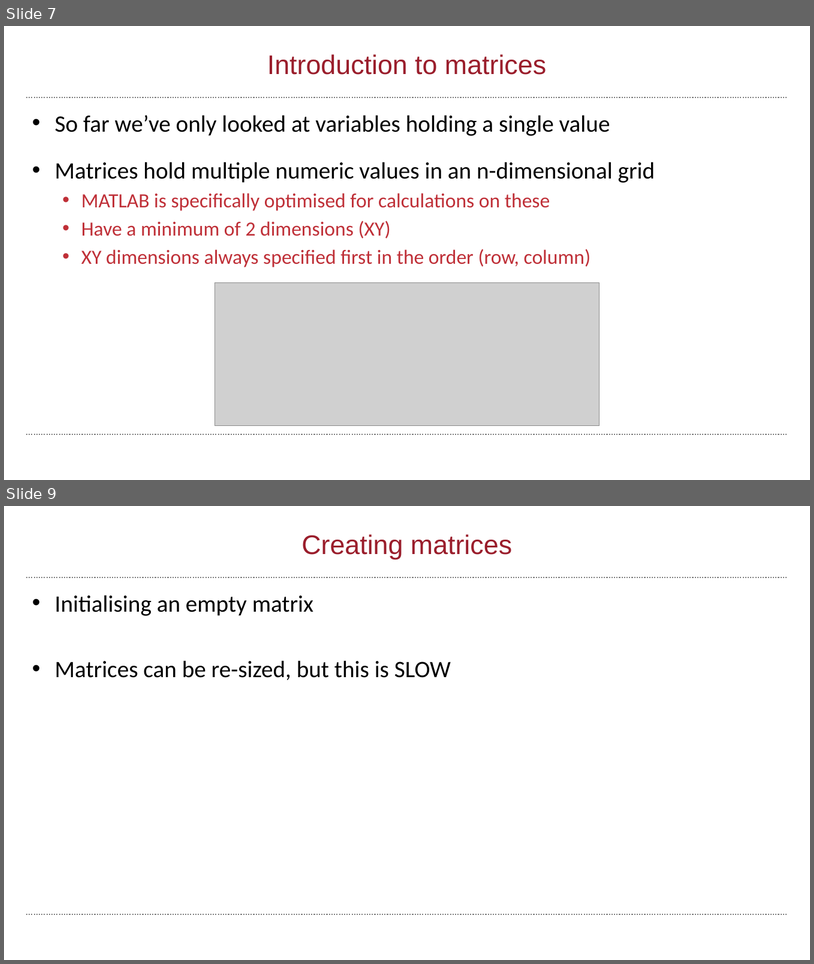
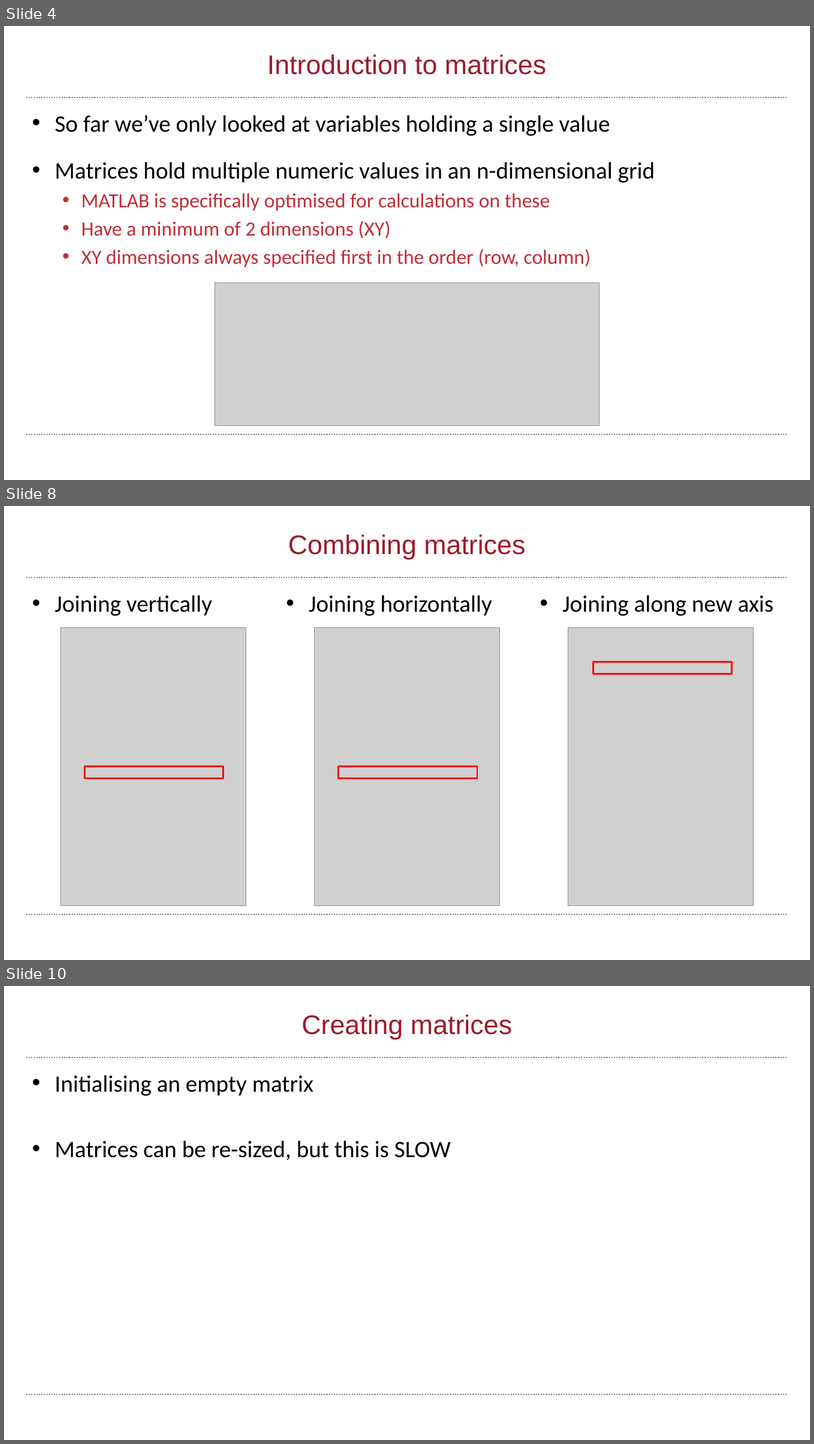
Before and after one commit to wbif-bristol/MATLAB-course, a slide deck: Session 2 - Matrices and image processing/MATLAB Session 2.pptx. Shown one above the other, each under a label of ours: slides 7 and 9 before the commit, slides 4, 8 and 10 after it; the slides between them are not shown. The pictures are 814x964 and 814x1444 pixels, drawn with LibreOffice and Linux fonts; fonts in the diff are those of the drawing; grey boxes stand for pictures; background and template pictures are left out. Boxes give left, top, right and bottom in pixels: in the first picture for what was removed or moved away, otherwise in the second. Text is boxed around its words. In the diff, an @@ line names an element or a change of style, - is before the commit and + after.

Commit message:
Added creating matrices to Session 2

```diff
--- a/Session 2 - Matrices and image processing/MATLAB Session 2.pptx
+++ b/Session 2 - Matrices and image processing/MATLAB Session 2.pptx
@@ slide 8 added at (x1=4, y1=506, x2=810, y2=960), background #FFFFFF; not listed: 2 template elements that a slide beside it also shows @@
@@ title added at (x1=288, y1=534, x2=525, y2=559), 32 pt, text #9A1D2B @@
+Combining matrices
@@ text added at (x1=55, y1=595, x2=212, y2=616), 28 pt, text #000000 @@
+• Joining vertically
@@ text added at (x1=309, y1=595, x2=492, y2=616), 28 pt, text #000000 @@
+• Joining horizontally
@@ text added at (x1=563, y1=595, x2=774, y2=616), 28 pt, text #000000 @@
+• Joining along new axis
@@ picture added at (x1=60, y1=628, x2=246, y2=906) @@
@@ picture added at (x1=314, y1=628, x2=500, y2=906) @@
@@ picture added at (x1=569, y1=628, x2=754, y2=906) @@
@@ rectangle added at (x1=593, y1=662, x2=732, y2=674), outline #FF0000 2 pt @@
@@ rectangle added at (x1=85, y1=766, x2=224, y2=778), outline #FF0000 2 pt @@
@@ rectangle added at (x1=339, y1=766, x2=477, y2=778), outline #FF0000 2 pt @@
@@ what was slide 7 is now slide 4 @@
@@ what was slide 9 is now slide 10 @@
```
Also in this commit, not shown: 2 slides changed, 3 other slides added, 3 slides removed, 3 other files.
